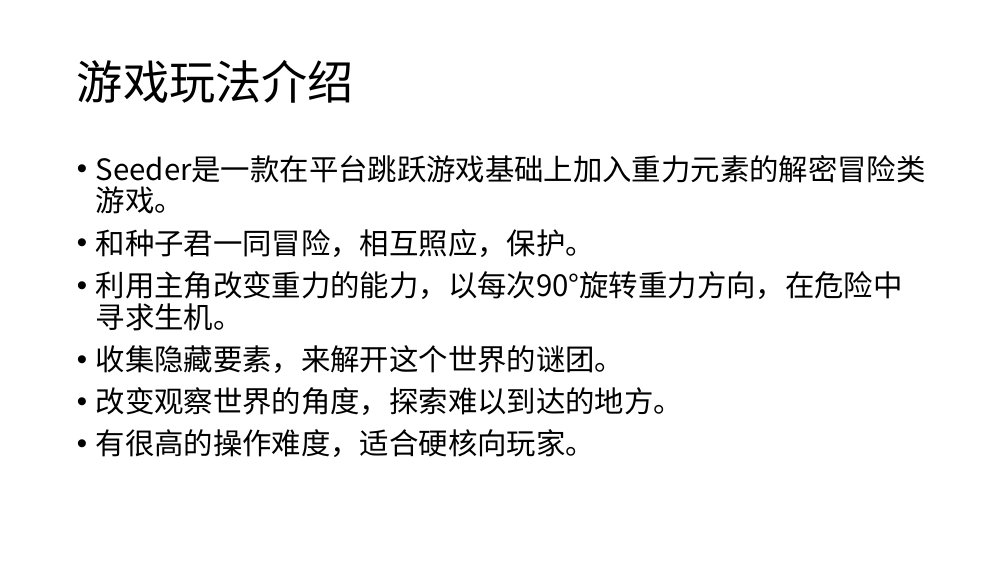
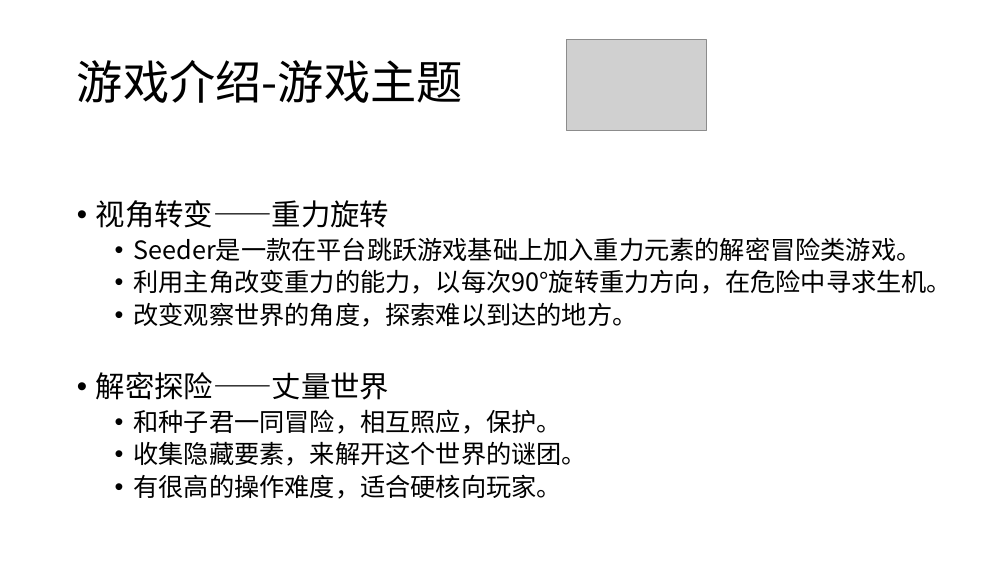
Before and after one commit to fracgames/fracgames.github.io, a slide deck: slide 3 of Presentation/Presentation.pptx. Drawn at 1008x567 pixels with LibreOffice and Linux fonts; fonts in the diff are those of the drawing; grey boxes stand for pictures. Boxes give left, top, right and bottom in pixels: in the first picture for what was removed or moved away, otherwise in the second. Text is boxed around its words. In the diff, an @@ line names an element or a change of style, - is before the commit and + after.

```diff
--- a/Presentation/Presentation.pptx
+++ b/Presentation/Presentation.pptx
@@ picture added at (566,39,707,130) @@
@@ title at (77,60,463,103): text changed @@
-游戏玩法介绍
+游戏介绍-游戏主题
@@ text at (96,200,390,228): paragraph added @@
+• 视角转变——重力旋转
@@ text at (134,237,922,499): size 28 to 24 pt in "Seeder是一款在平台跳跃游戏基础上加入重力元素的解密冒险类游戏。", "和种子君一同冒险，相互照应，保护。", "收集隐藏要素，来解开这个世界的谜团。", "有很高的操作难度，适合硬核向玩家。"; list level 1 to 2 in "Seeder是一款在平台跳跃游戏基础上加入重力元素的解密冒险类游戏。"; list level 1 to 2 in "和种子君一同冒险，相互照应，保护。"; list level 1 to 2 in "收集隐藏要素，来解开这个世界的谜团。"; list level 1 to 2 in "有很高的操作难度，适合硬核向玩家。" @@
@@ text at (96,269,953,400): paragraphs added @@
+  • 利用主角改变重力的能力，以每次90°旋转重力方向，在危险中寻求生机。
+  • 改变观察世界的角度，探索难以到达的地方。
+• 解密探险——丈量世界
@@ text at (96,271,903,331): paragraph removed @@
-• 利用主角改变重力的能力，以每次90°旋转重力方向，在危险中寻求生机。
@@ text at (96,387,683,415): paragraph removed @@
-• 改变观察世界的角度，探索难以到达的地方。
```
Also in this commit, not shown: 2 other slides changed, 7 slides removed, 1 other file.
